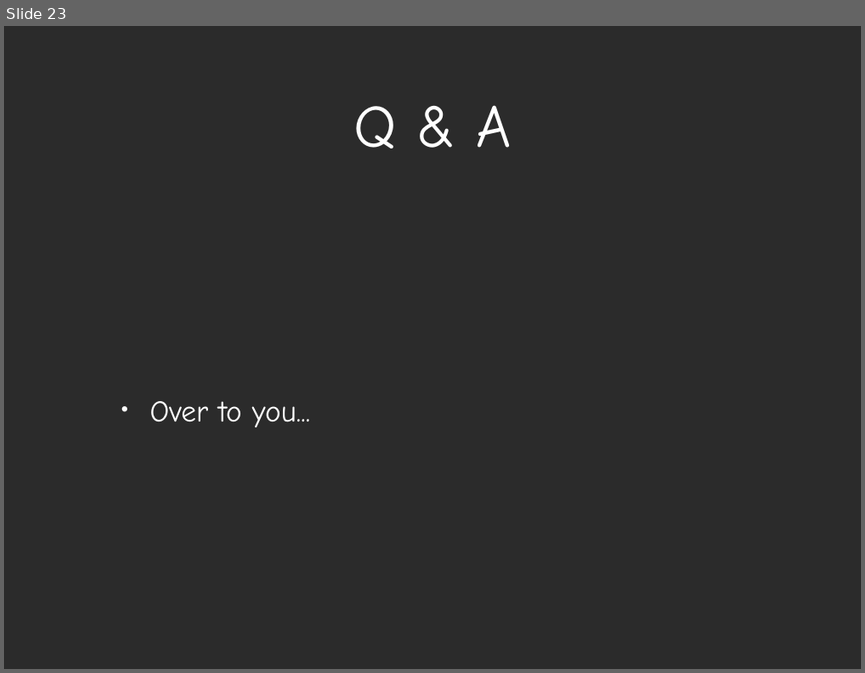
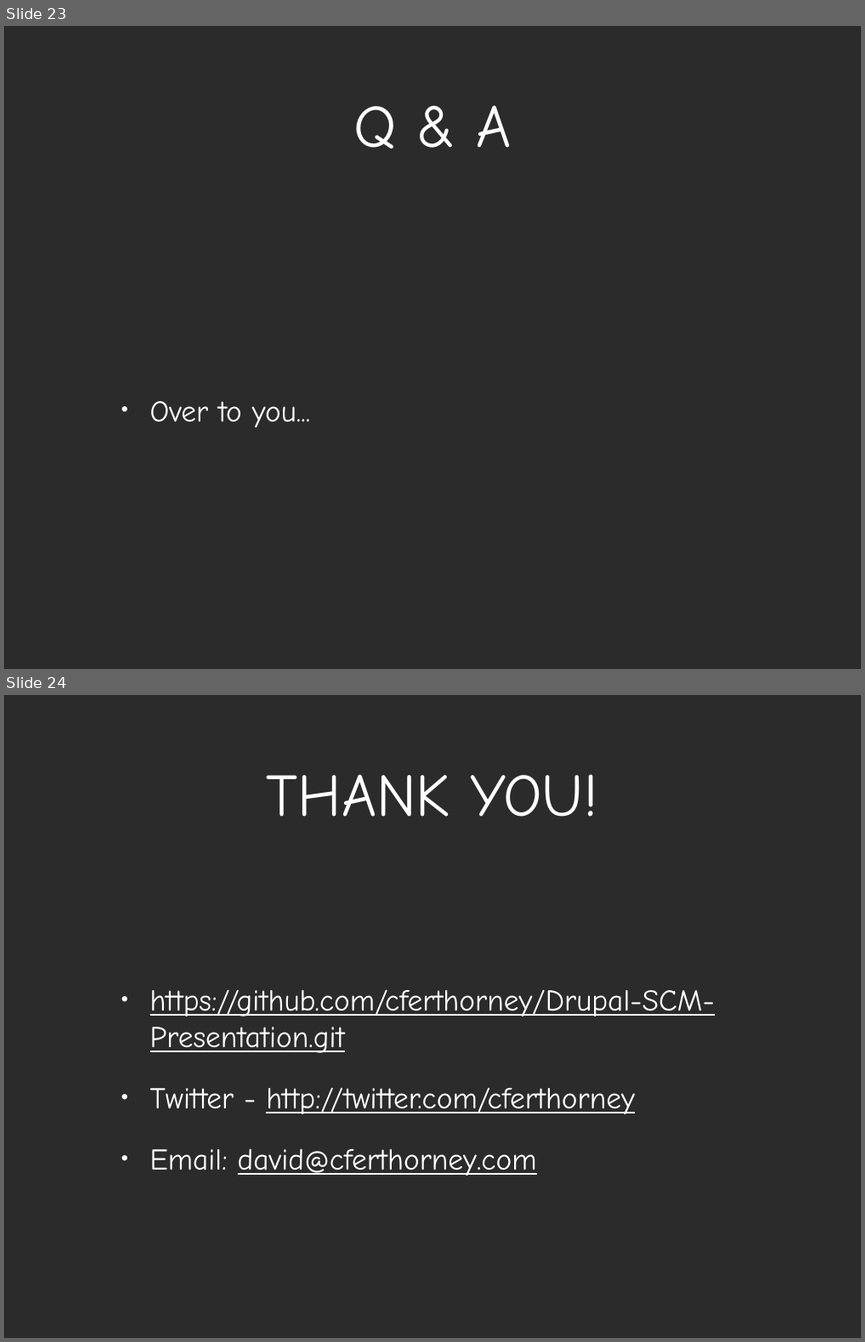
Before and after one commit to cferthorney/Drupal-SCM-Presentation, a slide deck: Git_Drupal_presentation.ppt. Shown one above the other, each under a label of ours: slide 23 before the commit, slides 23 and 24 after it. The pictures are 865x673 and 865x1342 pixels, drawn with LibreOffice and Linux fonts; fonts in the diff are those of the drawing; background and template pictures are left out; a plain dark background stands for a picture behind light text. Boxes give left, top, right and bottom in pixels: in the first picture for what was removed or moved away, otherwise in the second. Text is boxed around its words. In the diff, an @@ line names an element or a change of style, - is before the commit and + after.

Commit message:
Adding presentation links.

```diff
--- a/Git_Drupal_presentation.ppt
+++ b/Git_Drupal_presentation.ppt
@@ slide 24 added at (4,695,861,1338), background picture (left out) @@
@@ title added at (267,774,598,817), 72 pt, text #FFFFFF @@
+THANK YOU!
@@ text added at (150,989,715,1175), 36 pt, text #FFFFFF, underline @@
+• https://github.com/cferthorney/Drupal-SCM-Presentation.git
+• Twitter - http://twitter.com/cferthorney
+• Email: david@cferthorney.com
```
Also in this commit, not shown: 2 other files.
